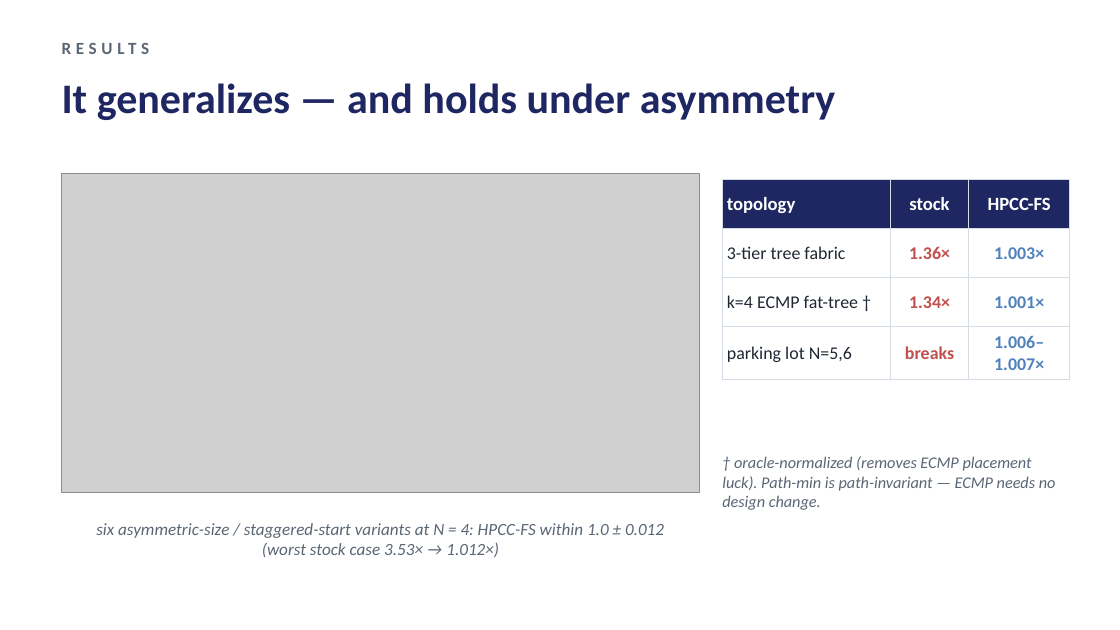
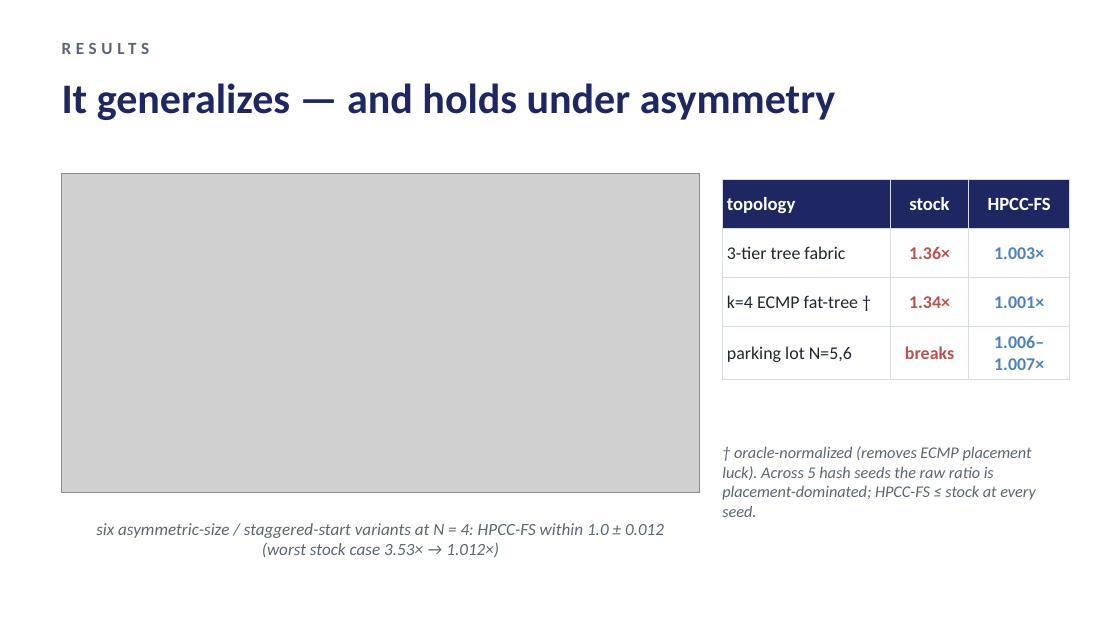
Before and after one commit to UNOCourseDemo/hpcc-fs, a slide deck: slide 13 of examples/hpcc/hpcc-fs/talk/ipccc2026-talk.pptx. Drawn at 1120x630 pixels with LibreOffice and Linux fonts; fonts in the diff are those of the drawing; grey boxes stand for pictures. Boxes give left, top, right and bottom in pixels: in the first picture for what was removed or moved away, otherwise in the second. Text is boxed around its words. In the diff, an @@ line names an element or a change of style, - is before the commit and + after.

```diff
--- a/examples/hpcc/hpcc-fs/talk/ipccc2026-talk.pptx
+++ b/examples/hpcc/hpcc-fs/talk/ipccc2026-talk.pptx
@@ text at bbox=[722, 446, 1036, 517]: text changed @@
-† oracle-normalized (removes ECMP placement luck). Path-min is path-invariant — ECMP needs no design change.
+† oracle-normalized (removes ECMP placement luck). Across 5 hash seeds the raw ratio is placement-dominated; HPCC-FS ≤ stock at every seed.
```
Also in this commit, not shown: 5 other slides changed, 1 slide added, 3 other files.
